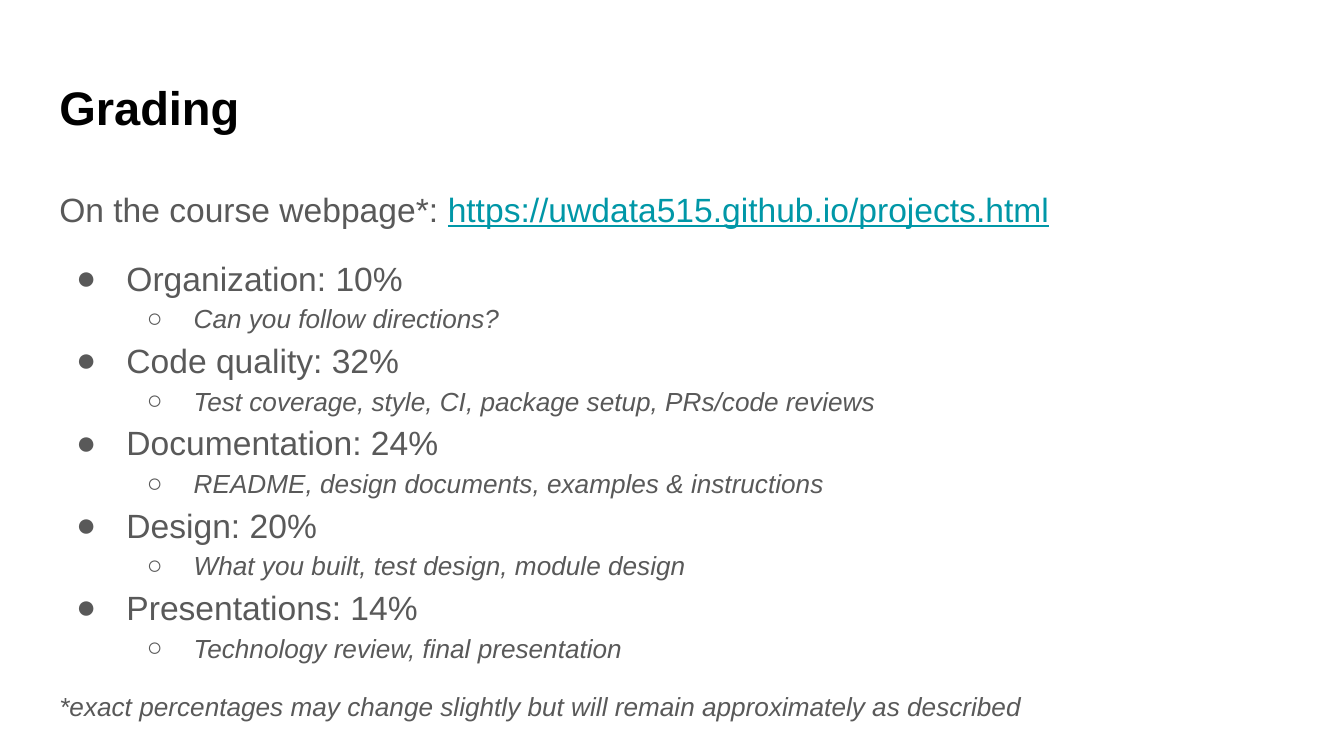
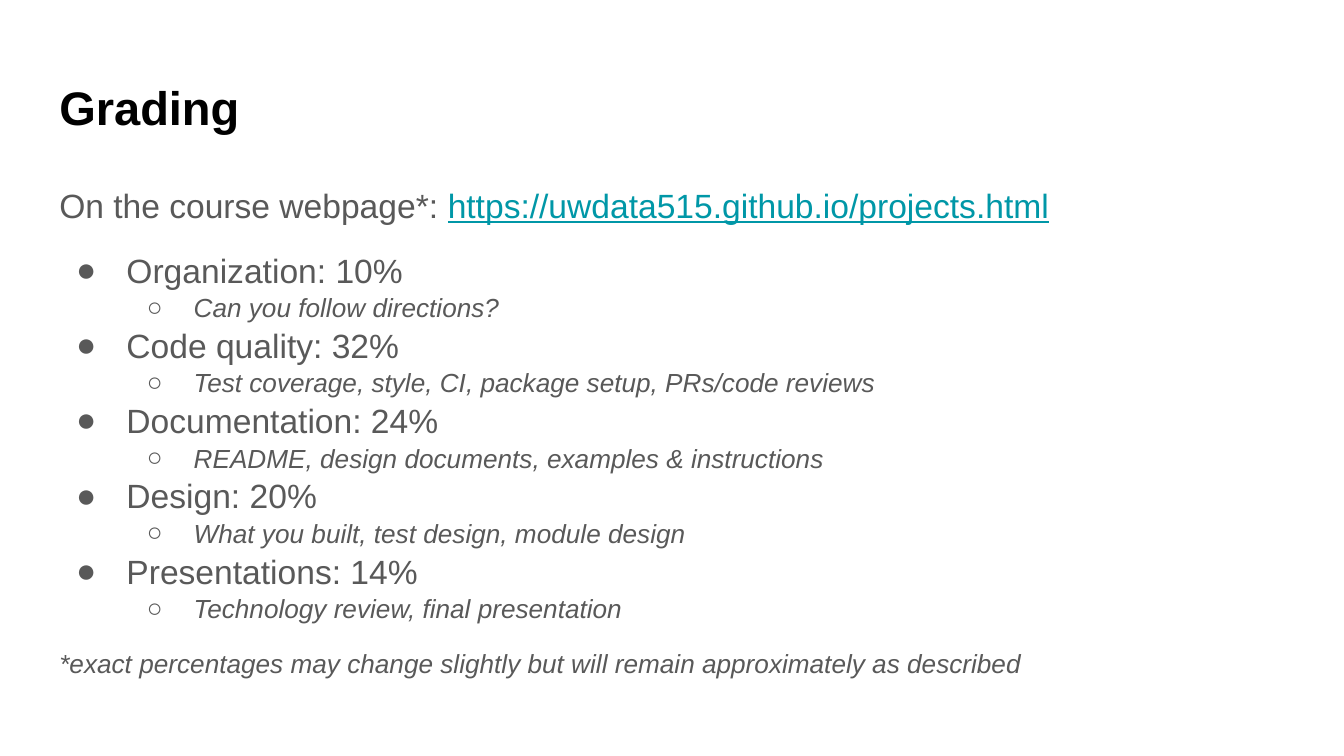
Before and after one commit to UWDATA515/lecture-materials, a slide deck: slide 18 of 03/04__Project.pptx (slide 17 before the commit). Drawn at 1344x756 pixels with LibreOffice and Linux fonts; fonts in the diff are those of the drawing; background and template pictures are left out. Boxes give left, top, right and bottom in pixels: in the first picture for what was removed or moved away, otherwise in the second. Text is boxed around its words. In the diff, an @@ line names an element or a change of style, - is before the commit and + after.

```diff
--- a/03/04__Project.pptx
+++ b/03/04__Project.pptx
@@ text "On the course webpage*: https://uwdata515.github.io/projects ..." at <box>59,193,1049,679</box>: line spacing 1.15 to 1.05 @@
```
Also in this commit, not shown: 5 other slides changed, 1 slide added, 3 other files.
